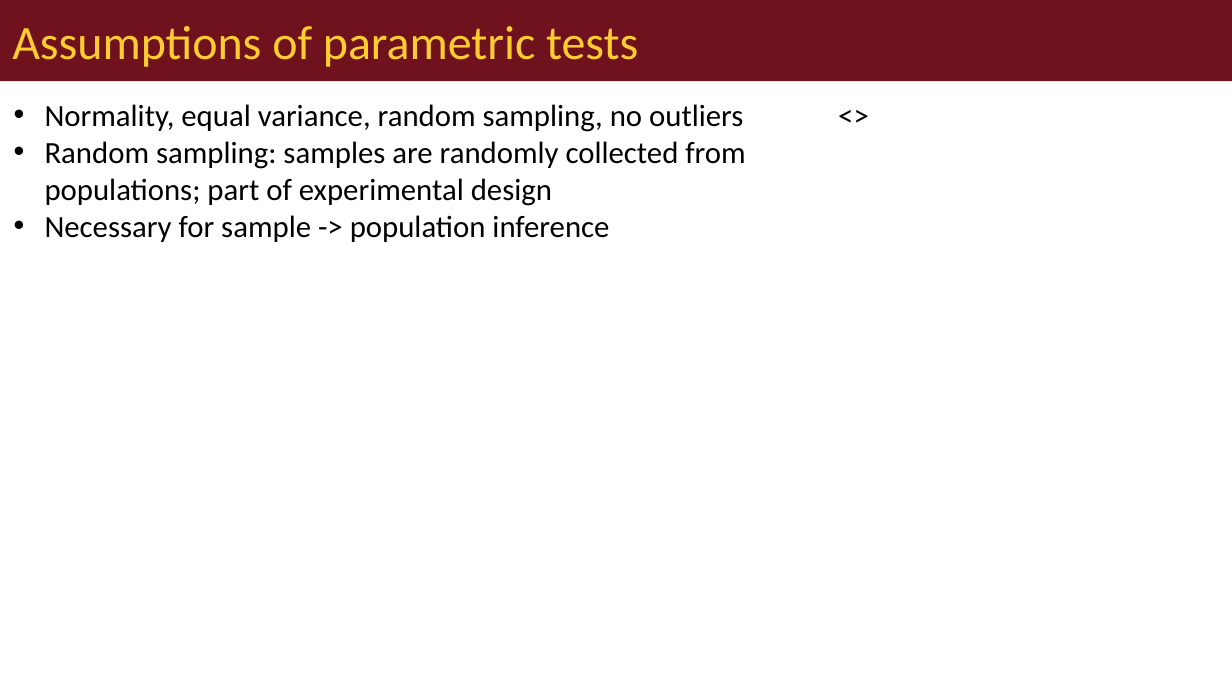
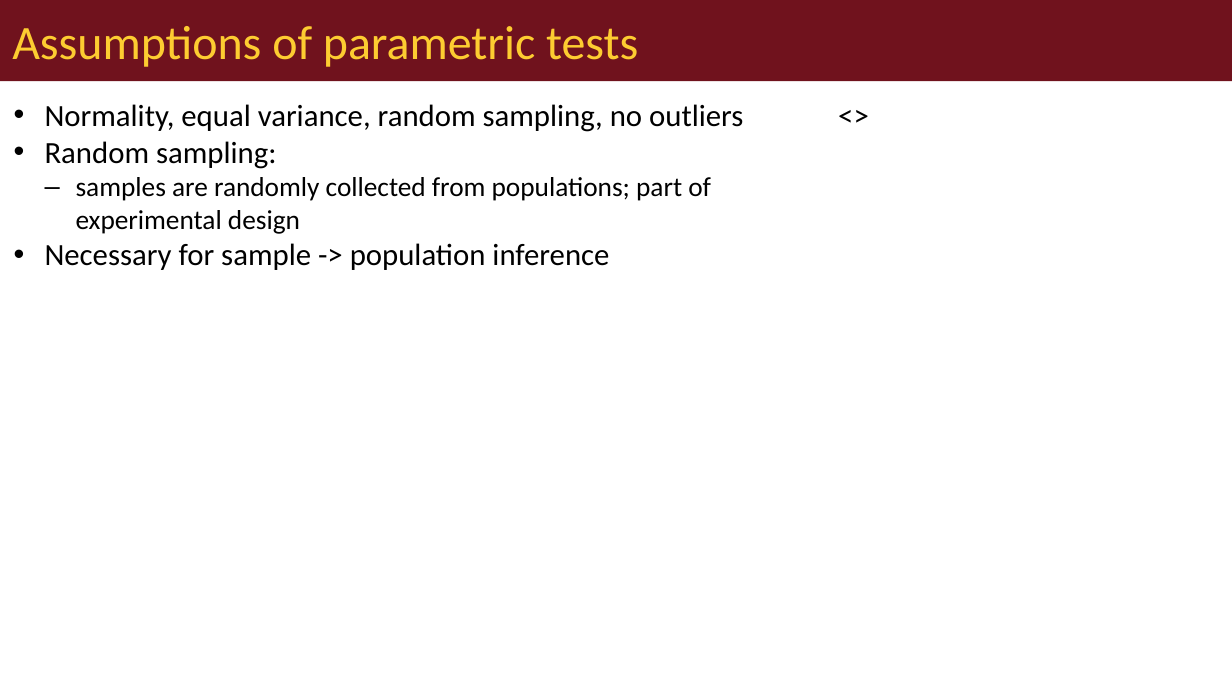
Before and after one commit to wlperry/umd_biostats, a slide deck: slide 9 of docs/lectures/lecture_06/06_01_lecture_powerpoint.pptx (slide 8 before the commit). Drawn at 1232x693 pixels with LibreOffice and Linux fonts; fonts in the diff are those of the drawing. Boxes give left, top, right and bottom in pixels: in the first picture for what was removed or moved away, otherwise in the second. Text is boxed around its words. In the diff, an @@ line names an element or a change of style, - is before the commit and + after.

```diff
--- a/docs/lectures/lecture_06/06_01_lecture_powerpoint.pptx
+++ b/docs/lectures/lecture_06/06_01_lecture_powerpoint.pptx
@@ text at bbox=[45, 141, 711, 234]: text changed; size 18 to 16 pt @@
-• Random sampling: samples are randomly collected from populations; part of experimental design
+• Random sampling:
+  – samples are randomly collected from populations; part of experimental design
```
Also in this commit, not shown: 21 other slides changed, 2 slides added, 1 slide removed, 31 other files.
